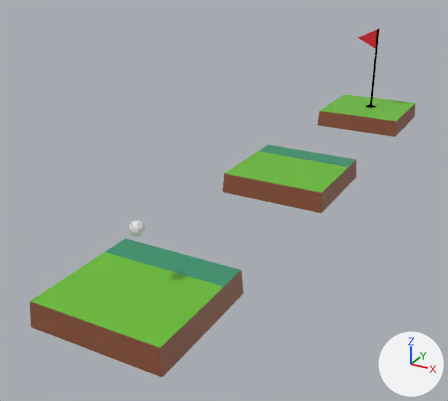
One commit to the Blender file blender/level2.blend: the scene before it, then after it.
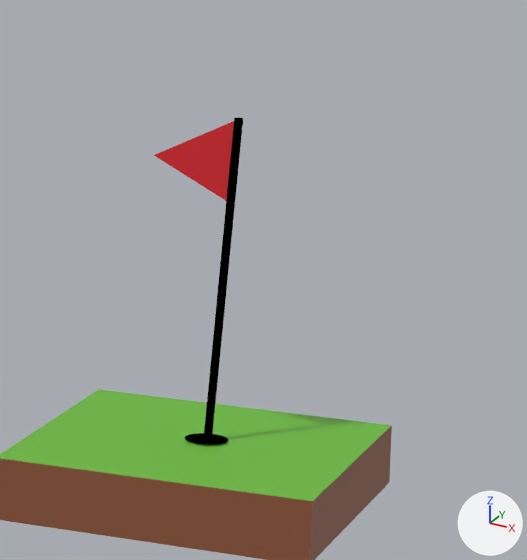
The first picture shows the older version from a 50 mm lens placed at (4.31, -5.58, 4.43), pointed at (-0.89, 3.88, -0.3). The close-ups show both versions on the part from 72% to 100% of the width and 0% to 34% of the height of that picture; other places that the commit changed are outside them. The lights are fixed; the arrows at lower right show +X, +Y and +Z.

The first close-up shows 'Flag', 'basic-fixed'.
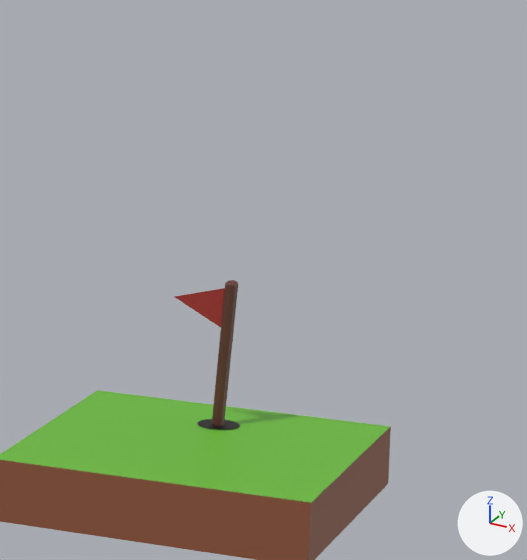
What differs and where, as boxes [x1, y1, x2, y2] in the close-ups (527 x 560 px):
'basic-fixed', moved
    before: [0, 389, 392, 560]
    after: [0, 390, 391, 560]
'Flag', deleted
    before: [154, 118, 243, 444]
    faces in mat_hole (black #000000): [185, 118, 243, 444]
    faces in mat_flag (red #e72530): [154, 121, 234, 201]
'flag', added (brown)
    after: [174, 280, 240, 430]

What changed in the scene script:
```text
Add me_cylinder_001:
    me_cylinder_001.from_pydata(...)  # 52 vertices, 12 faces; spans x -13.0..4.8, y -4.7..4.7, z -1.0..0.8
    me_cylinder_001.materials.append(mat_material_005)  # picture img_color_pallette_png_004
Change ob_basic_fixed:
    ob_basic_fixed.location: (0.0, 10.029, 0.0) -> (0.0, 10.0, 0.0)
Remove ob_flag:
    ob_flag = bpy.data.objects.new('Flag', me_cylinder)
    ob_flag.location = (0.036, 10.07, 0.19)
Add ob_flag_1:
    ob_flag_1 = bpy.data.objects.new('flag', me_cylinder_001)
    ob_flag_1.location = (-0.003, 10.477, 1.176)
    ob_flag_1.scale = (0.0284, 0.0284, 1.0)
```
